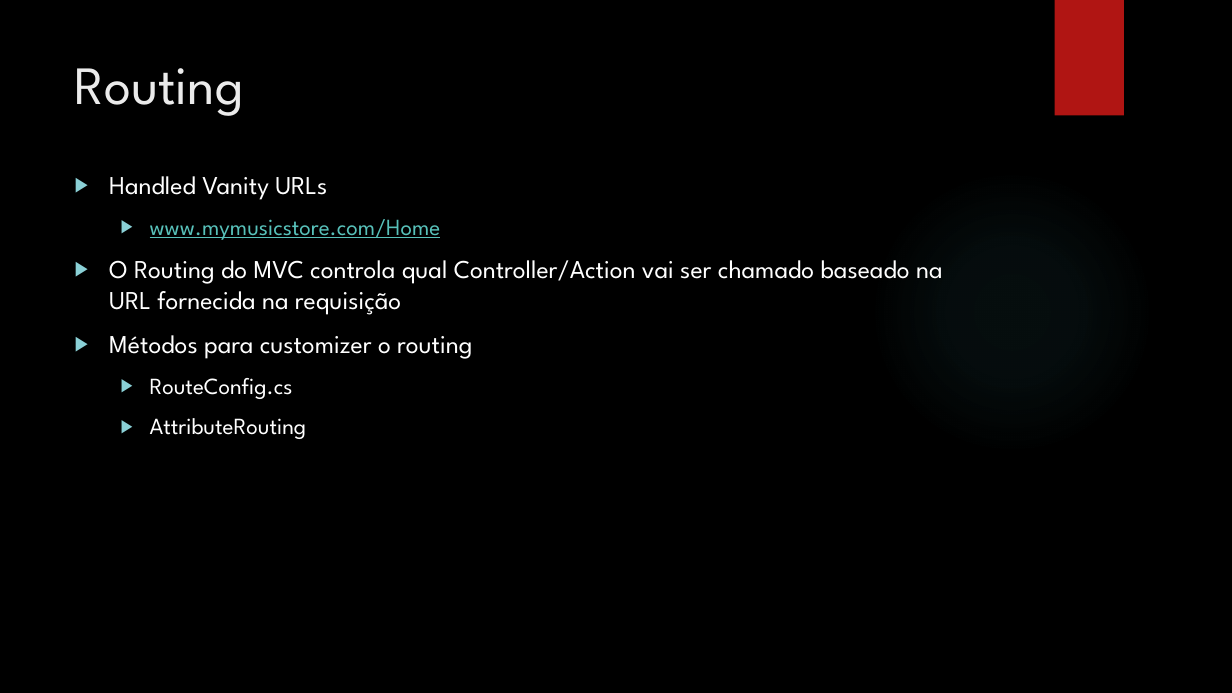
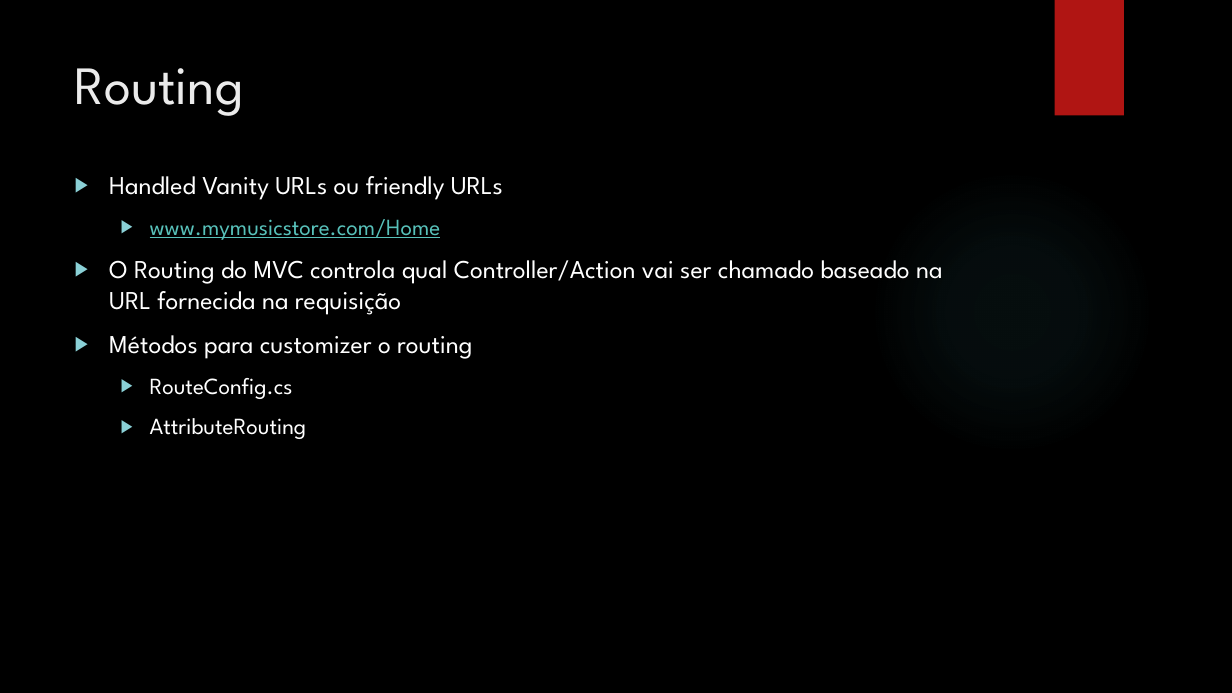
Before and after one commit to leolana/AspnetMvcLab, a slide deck: slide 19 of Presentation/AspNetMvc.pptx (slide 18 before the commit). Drawn at 1232x693 pixels with LibreOffice and Linux fonts; fonts in the diff are those of the drawing; background and template pictures are left out. Boxes give left, top, right and bottom in pixels: in the first picture for what was removed or moved away, otherwise in the second. Text is boxed around its words. In the diff, an @@ line names an element or a change of style, - is before the commit and + after.

```diff
--- a/Presentation/AspNetMvc.pptx
+++ b/Presentation/AspNetMvc.pptx
@@ text at box(109, 176, 503, 200): text changed @@
-▶ Handled Vanity URLs
+▶ Handled Vanity URLs ou friendly URLs
```
Also in this commit, not shown: 5 other slides changed, 1 slide added.
